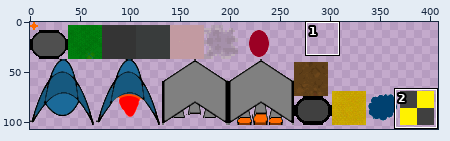
One commit to this sprite sheet: client/assets/sprites.png. Above: a wide view before the commit, with the close-up outlined.
Close-up. Before the commit:
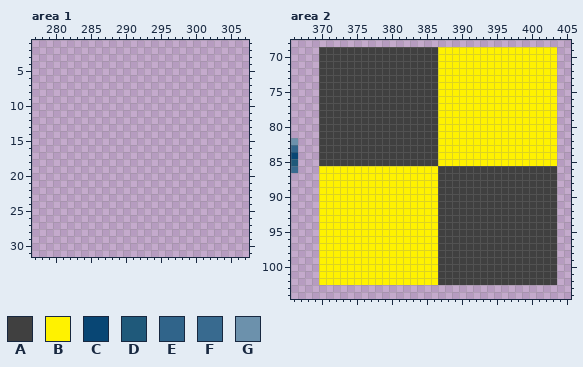
The file is 512x128 pixels. Colours within 5 levels of each other are drawn and written as one. Shown: area 1: x 277..307, y 1..31; area 2: x 366..405, y 68..104. The wide view leaves out empty margins. The commit also changed other parts of the picture, which this record leaves out.
Palette (. is transparent): A #404040  B #fff200  C #084674  D #1f597a  E #30648a  F #386a8f  G #6c91ac
Pixels before, area 2, first column x 366:
 69 ....AAAAAAAAAAAAAAAAABBBBBBBBBBBBBBBBB
 70 ....AAAAAAAAAAAAAAAAABBBBBBBBBBBBBBBBB
 71 ....AAAAAAAAAAAAAAAAABBBBBBBBBBBBBBBBB
 72 ....AAAAAAAAAAAAAAAAABBBBBBBBBBBBBBBBB
 73 ....AAAAAAAAAAAAAAAAABBBBBBBBBBBBBBBBB
 74 ....AAAAAAAAAAAAAAAAABBBBBBBBBBBBBBBBB
 75 ....AAAAAAAAAAAAAAAAABBBBBBBBBBBBBBBBB
 76 ....AAAAAAAAAAAAAAAAABBBBBBBBBBBBBBBBB
 77 ....AAAAAAAAAAAAAAAAABBBBBBBBBBBBBBBBB
 78 ....AAAAAAAAAAAAAAAAABBBBBBBBBBBBBBBBB
 79 ....AAAAAAAAAAAAAAAAABBBBBBBBBBBBBBBBB
 80 ....AAAAAAAAAAAAAAAAABBBBBBBBBBBBBBBBB
 81 ....AAAAAAAAAAAAAAAAABBBBBBBBBBBBBBBBB
 82 G...AAAAAAAAAAAAAAAAABBBBBBBBBBBBBBBBB
 83 E...AAAAAAAAAAAAAAAAABBBBBBBBBBBBBBBBB
 84 C...AAAAAAAAAAAAAAAAABBBBBBBBBBBBBBBBB
 85 D...AAAAAAAAAAAAAAAAABBBBBBBBBBBBBBBBB
 86 F...BBBBBBBBBBBBBBBBBAAAAAAAAAAAAAAAAA
 87 ....BBBBBBBBBBBBBBBBBAAAAAAAAAAAAAAAAA
 88 ....BBBBBBBBBBBBBBBBBAAAAAAAAAAAAAAAAA
 89 ....BBBBBBBBBBBBBBBBBAAAAAAAAAAAAAAAAA
 90 ....BBBBBBBBBBBBBBBBBAAAAAAAAAAAAAAAAA
 91 ....BBBBBBBBBBBBBBBBBAAAAAAAAAAAAAAAAA
 92 ....BBBBBBBBBBBBBBBBBAAAAAAAAAAAAAAAAA
 93 ....BBBBBBBBBBBBBBBBBAAAAAAAAAAAAAAAAA
 94 ....BBBBBBBBBBBBBBBBBAAAAAAAAAAAAAAAAA
 95 ....BBBBBBBBBBBBBBBBBAAAAAAAAAAAAAAAAA
 96 ....BBBBBBBBBBBBBBBBBAAAAAAAAAAAAAAAAA
 97 ....BBBBBBBBBBBBBBBBBAAAAAAAAAAAAAAAAA
 98 ....BBBBBBBBBBBBBBBBBAAAAAAAAAAAAAAAAA
 99 ....BBBBBBBBBBBBBBBBBAAAAAAAAAAAAAAAAA
100 ....BBBBBBBBBBBBBBBBBAAAAAAAAAAAAAAAAA
101 ....BBBBBBBBBBBBBBBBBAAAAAAAAAAAAAAAAA
102 ....BBBBBBBBBBBBBBBBBAAAAAAAAAAAAAAAAA
After:
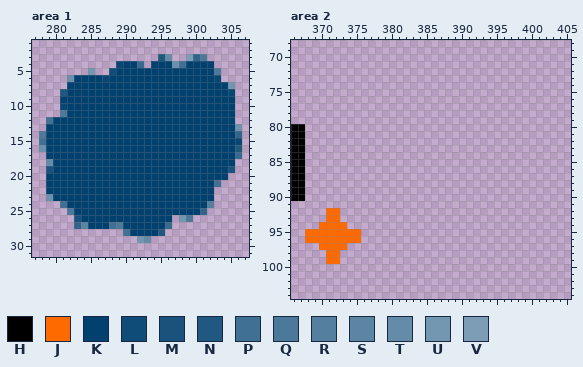
Colours new in this view: H #000000  J #ff6a00  K #004170  L #104c78  M #18527d  N #205881  P #407093  Q #4c799a  R #547f9f  S #5c85a3  T #648ba8  U #7497b1  V #7c9db5
The edit:
Changed rows in their new state; - is an unchanged pixel.
Area 1:
first column x 278:
 3 -----------------DT--VEQ-----
 4 -----------CKKF-KKKGPKKKK----
 5 -------U--LKKKKKKKKKKKKKKQ---
 6 ----GKKKKCKKKKKKKKKKKKKKKC---
 7 ----KKKKKKKKKKKKKKKKKKKKKKKU-
 8 ---NKKKKKKKKKKKKKKKKKKKKKKKC-
 9 ---KKKKKKKKKKKKKKKKKKKKKKKKK-
10 ---CKKKKKKKKKKKKKKKKKKKKKKKK-
11 ---QKKKKKKKKKKKKKKKKKKKKKKKK-
12 -PKKKKKKKKKKKKKKKKKKKKKKKKKK-
13 -KKKKKKKKKKKKKKKKKKKKKKKKKKKG
14 QKKKKKKKKKKKKKKKKKKKKKKKKKKKE
15 PKKKKKKKKKKKKKKKKKKKKKKKKKKKC
16 GKKKKKKKKKKKKKKKKKKKKKKKKKKKD
17 -KKKKKKKKKKKKKKKKKKKKKKKKKKKF
18 -TKKKKKKKKKKKKKKKKKKKKKKKKKK-
19 -MKKKKKKKKKKKKKKKKKKKKKKKKKM-
20 -KKKKKKKKKKKKKKKKKKKKKKKKKK--
21 -KKKKKKKKKKKKKKKKKKKKKKKKP---
22 -KKKKKKKKKKKKKKKKKKKKKKKK----
23 -GKKKKKKKKKKKKKKKKKKKKKKK----
24 ---PKKKKKKKKKKKKKKKKKKKKR----
25 ----QKKKKKKKKKKKKKKKKKKE-----
26 -----MKKKKKKKKKKKKK-UQ-------
27 -----ESKKKPQKKKKKKF----------
28 ------------PKKKKN-----------
29 --------------UT-------------
Area 2:
first column x 366:
 69 ----..................................
 70 ----..................................
 71 ----..................................
 72 ----..................................
 73 ----..................................
 74 ----..................................
 75 ----..................................
 76 ----..................................
 77 ----..................................
 78 ----..................................
 79 ----..................................
 80 HH--..................................
 81 HH--..................................
 82 HH--..................................
 83 HH--..................................
 84 HH--..................................
 85 HH--..................................
 86 HH--..................................
 87 HH--..................................
 88 HH--..................................
 89 HH--..................................
 90 HH--..................................
 91 ----..................................
 92 ----.JJ...............................
 93 ----.JJ...............................
 94 ----JJJJ..............................
 95 --JJJJJJJJ............................
 96 --JJJJJJJJ............................
 97 ----JJJJ..............................
 98 ----.JJ...............................
 99 ----.JJ...............................
100 ----..................................
101 ----..................................
102 ----..................................
Boxes around the changes in both close-ups, in picture pixels (x1, y1, x2, y2):
added: (39, 54, 242, 243)
changed: (291, 47, 557, 285)
